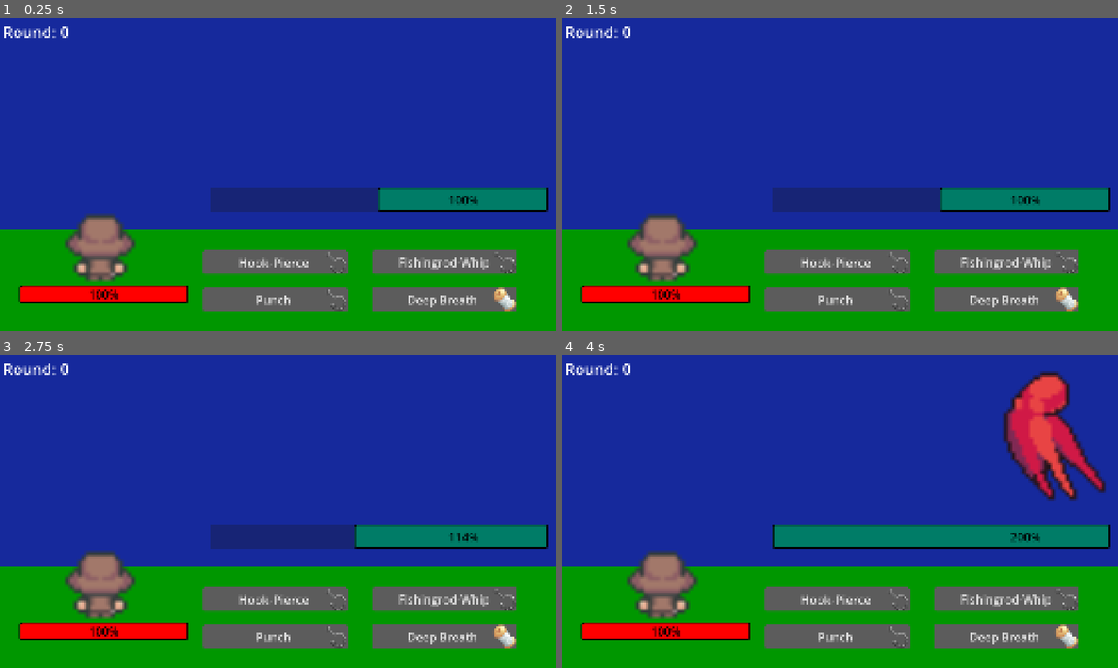
Above: before the commit, frames 1-4 (two rows, left to right).
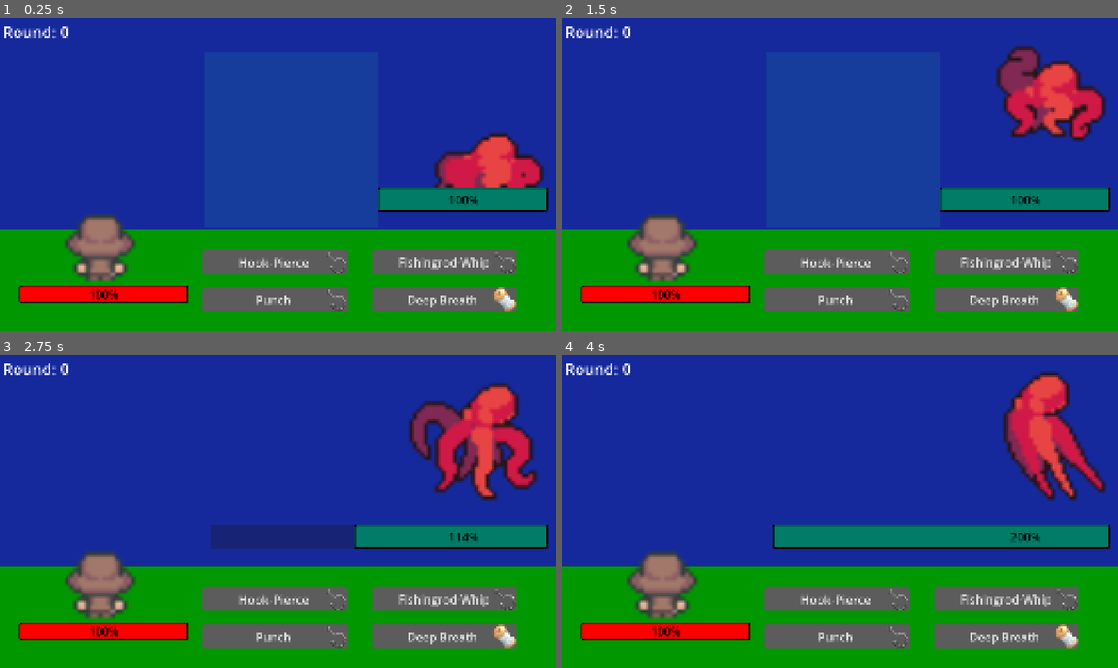
Above: after the commit, the same moments.

Repository: Henning-Johansson/Oh-no-a-FISH
Game: Godot game, scene res://Scenes/boss_battle.tscn
The game is run twice, just before and just after one commit, with the same random seed, the same clock (stepped at 60 frames per second) and the same inputs. This scene is started directly instead of the project's main scene.
Inputs:
- Up to frame 1 (0.25 s): no input
- Up to frame 2 (1.5 s): hold D (right) 0.53-1.28 s; tap Space (continue) at 0.6 s; hold S (down) from 1.28 s (still down); tap F (fishing) at 1.35 s
- Up to frame 3 (2.75 s): release S (down) at 2.03 s; hold D (right) from 2.03 s (still down); tap T (trade) at 2.1 s
- Up to frame 4 (4 s): release D (right) at 2.78 s; hold W (up) 2.78-3.53 s; tap Space (continue) at 2.85 s; hold A (left) from 3.53 s (still down); tap F (fishing) at 3.6 s

The runs differ from the first frame. In frame 1, 4.9% of the frame differs, in the area x 37-98%, y 36-62%; in frame 2, 6.5%, in the area x 37-98%, y 9-62%; in frame 3, 5.5%; in frame 4, nothing differs.

Commit message:
Fixed a problem with the music

Diff:
--- a/Scenes/battle_stage.tscn
+++ b/Scenes/battle_stage.tscn
@@ -449,6 +449,7 @@
 [node name="AudioStreamPlayer" type="AudioStreamPlayer" parent="."]
 stream = ExtResource("6_r2b17")
 autoplay = true
+parameters/looping = true
 
 [connection signal="fighting_freshwater" from="." to="Enemy/FishableItems" method="_on_battle_stage_fighting_freshwater"]
 [connection signal="fighting_saltwater" from="." to="Enemy/FishableItems" method="_on_battle_stage_fighting_saltwater"]
--- a/Scenes/boss_battle.tscn
+++ b/Scenes/boss_battle.tscn
@@ -905,7 +905,6 @@
 metadata/_edit_use_anchors_ = true
 
 [node name="CutsceneNode" type="Node2D" parent="."]
-visible = false
 
 [node name="ColorRect" type="ColorRect" parent="CutsceneNode"]
 offset_left = 845.0
@@ -937,6 +936,7 @@
 [node name="AudioStreamPlayer" type="AudioStreamPlayer" parent="."]
 stream = ExtResource("10_f6wtb")
 autoplay = true
+parameters/looping = true
 
 [connection signal="timeout" from="TimerNode/EnemyAttackTimer" to="." method="boss_action"]
 [connection signal="timeout" from="TimerNode/PlayerAttackReloadTimer" to="." method="_on_player_attack_reload_timer_timeout"]
--- a/Scenes/game.tscn
+++ b/Scenes/game.tscn
@@ -40,15 +40,18 @@
 vertical_alignment = 1
 
 [node name="Inventory" parent="Player" instance=ExtResource("4_3dryh")]
+z_index = 1
 scale = Vector2(0.666667, 0.666667)
 
 [node name="PauseMenu" parent="Player" instance=ExtResource("5_wowpa")]
+z_index = 1
 position = Vector2(-714.667, -419.333)
 scale = Vector2(0.6, 0.6)
 
 [node name="Camera2D" type="Camera2D" parent="Player"]
 
 [node name="Trading" parent="Player" instance=ExtResource("6_i6g32")]
+z_index = 1
 position = Vector2(-220, 40)
 
 [node name="BaitCounter" type="Node2D" parent="Player"]
@@ -77,11 +80,13 @@
 vertical_alignment = 1
 
 [node name="GuideIntroSpeech" parent="Player" instance=ExtResource("8_v158k")]
+z_index = 1
 position = Vector2(-80, 470)
 
 [node name="AudioStreamPlayer" type="AudioStreamPlayer" parent="."]
 stream = ExtResource("10_ldgsr")
 autoplay = true
+parameters/looping = true
 
 [connection signal="common_trade" from="Player" to="Player/Trading" method="_on_player_common_trade"]
 [connection signal="fishing_freshwater" from="Player" to="." method="_on_player_fishing_freshwater"]
--- a/Scenes/start_menu.tscn
+++ b/Scenes/start_menu.tscn
@@ -228,6 +228,7 @@
 [node name="AudioStreamPlayer" type="AudioStreamPlayer" parent="."]
 stream = ExtResource("8_lfskg")
 autoplay = true
+parameters/looping = true
 
 [connection signal="pressed" from="StartButton" to="." method="_on_start_button_pressed"]
 [connection signal="pressed" from="QuitButton" to="." method="_on_quit_button_pressed"]
--- a/Scripts/battle_stage.gd
+++ b/Scripts/battle_stage.gd
@@ -245,11 +245,11 @@
 
 
 func _on_win_timer_timeout() -> void:
-	WorldToBattle.change_stage()
+	WorldToBattle.change_stage_freshwater()
 
 
 func _on_defeat_timer_timeout() -> void:
-	WorldToBattle.change_stage()
+	WorldToBattle.change_stage_freshwater()
 
 
 "Inventory Update Functions"# Tells the game which fish was caught
--- a/Scripts/npc_guide.gd
+++ b/Scripts/npc_guide.gd
@@ -10,7 +10,6 @@
 # What the program does when the player interacts with the guide
 func _on_interactible_do_interact() -> void:
 	WorldToBattle.is_speaking = true
-	WorldToBattle._guide_speech_start()
 
 # What the program does when the player stops interacting with the guide
 func _on_interactible_stop_interact() -> void:
--- a/Scripts/world_to_battle.gd
+++ b/Scripts/world_to_battle.gd
@@ -10,6 +10,7 @@
 
 # Variable value activated upon the programs start
 @onready var anim: AnimationPlayer = $AnimationPlayer
+
 
 # What the program does when the player fishes in saltwater with or without octopus bait
 func change_stage_saltwater()-> void:
